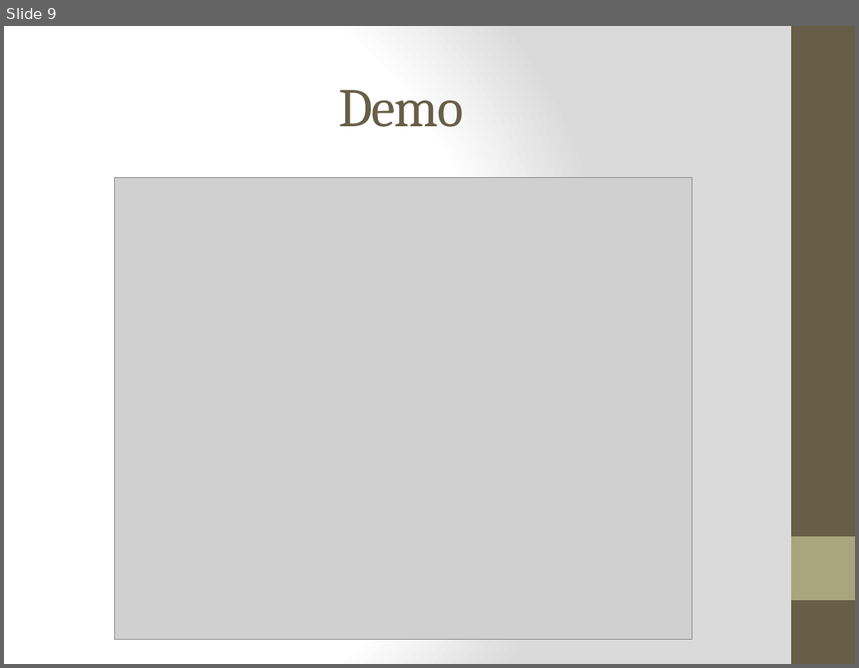
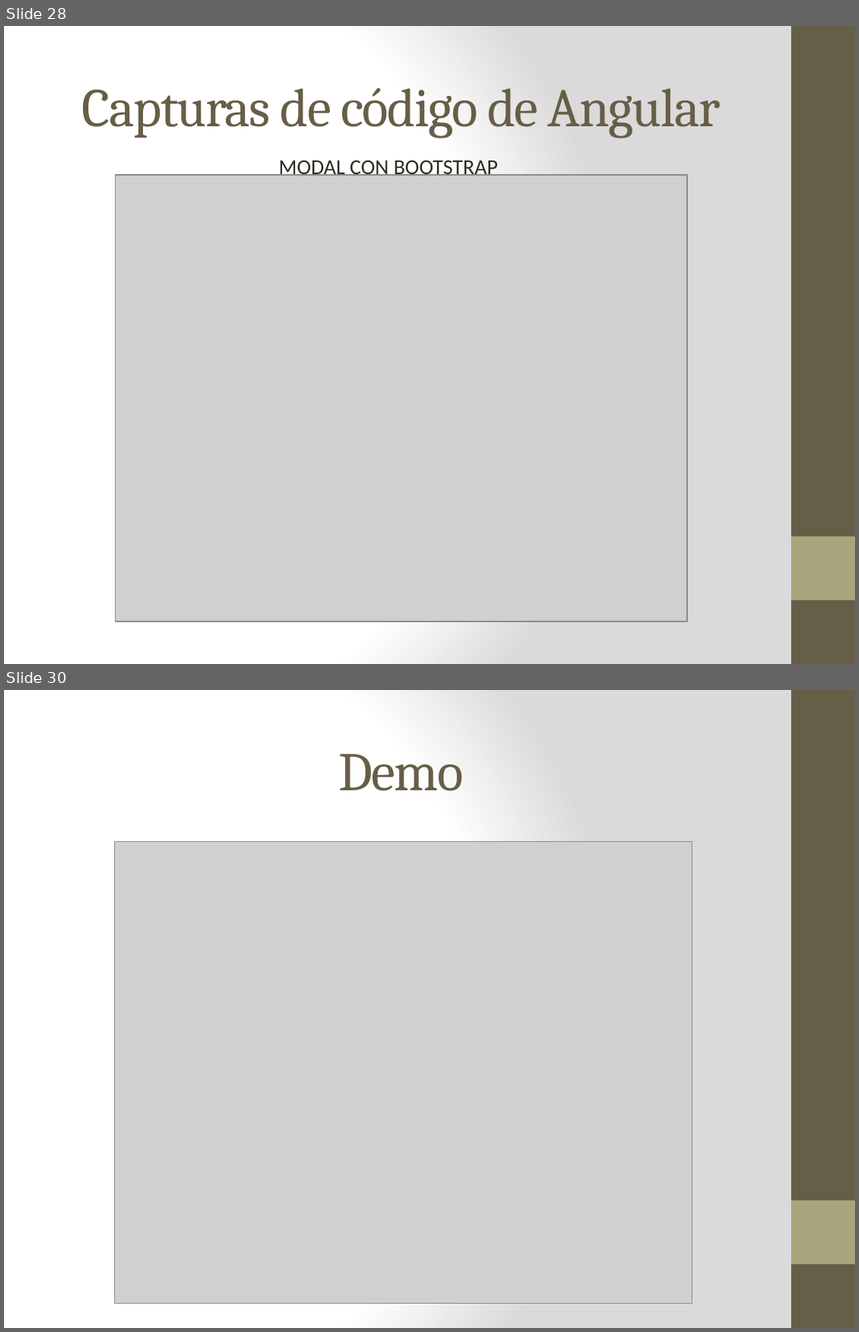
Before and after one commit to diegoozky/TFG, a slide deck: TFG-FIVE STAR.pptx. Shown one above the other, each under a label of ours: slide 9 before the commit, slides 28 and 30 after it; the slides between them are not shown. The pictures are 859x668 and 859x1332 pixels, drawn with LibreOffice and Linux fonts; fonts in the diff are those of the drawing; grey boxes stand for pictures. Boxes give left, top, right and bottom in pixels: in the first picture for what was removed or moved away, otherwise in the second. Text is boxed around its words. In the diff, an @@ line names an element or a change of style, - is before the commit and + after.

```diff
--- a/TFG-FIVE STAR.pptx
+++ b/TFG-FIVE STAR.pptx
@@ slide 28 added at [4, 26, 855, 664], background gradient #FFFFFF to #DADADA; not listed: 2 template elements that a slide beside it also shows @@
@@ title added at [82, 88, 721, 138], 46 pt, text #675E47 @@
+Capturas de código de Angular
@@ text added at [279, 161, 498, 176], 18 pt, text #2F2B20 @@
+MODAL CON BOOTSTRAP
@@ picture added at [116, 175, 687, 622] @@
@@ what was slide 9 is now slide 30 @@
```
Also in this commit, not shown: 1 slide changed, 20 other slides added, 27 other files.
